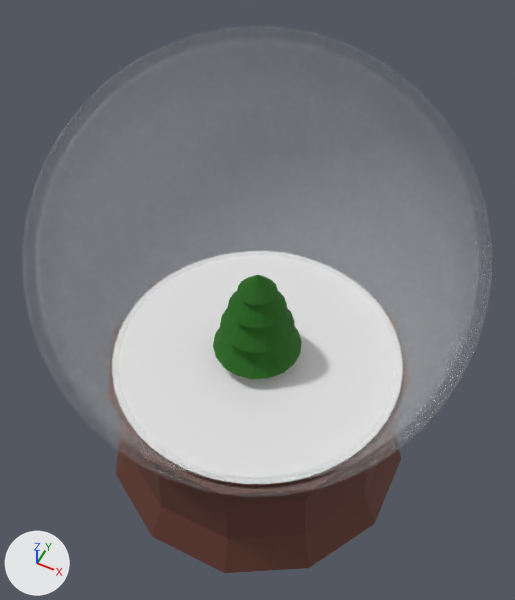
What one commit did to the glTF model public/models/snow-globe.glb.
Rendered twice from a 50 mm camera at (3.02, -6.03, 11.12) aimed at (0.02, -0.03, 3.62). The axes (+X, +Y, +Z) are drawn at lower left. The lights are the same throughout. Everything nearer to the camera than a plane just in front of the edit is cut away.

In view in the first picture: 'base', 'base-snow', 'glass-ball', 'tree-leaves'.
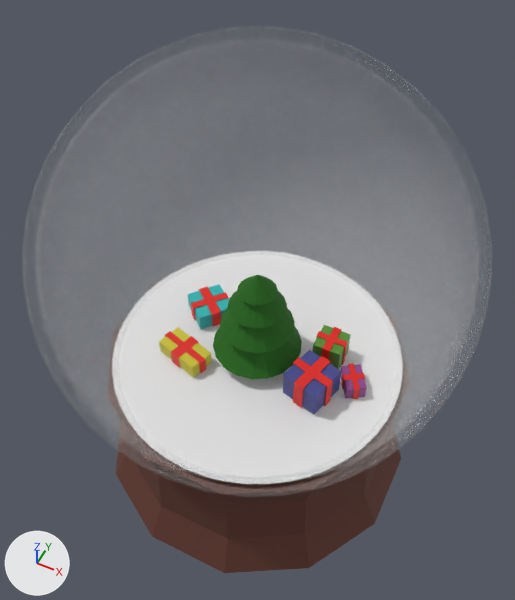
Commit message: add gift boxes

Location of each change, (x1, y1, x2, y2) in pixels of the pictures (515 x 600 px):
'gift.002', added: after (283, 350, 342, 415)
    faces in mat_gift_blue (blue #42468c): (283, 350, 342, 415)
    faces in mat_gift_ribbon (red #e01f13): (293, 356, 333, 408)
'gift.005', added: after (159, 327, 212, 377)
    faces in mat_gift_yellow (yellow #ccc131): (159, 327, 212, 377)
    faces in mat_gift_ribbon (red #e01f13): (165, 331, 206, 373)
'gift.004', added: after (188, 284, 229, 329)
    faces in mat_gift_lightblue (cyan #27b4b4): (188, 284, 229, 329)
    faces in mat_gift_ribbon (red #e01f13): (191, 286, 229, 326)
'gift.001', added: after (312, 325, 351, 369)
    faces in mat_gift_green (green #568c30): (312, 325, 351, 369)
    faces in mat_gift_ribbon (red #e01f13): (316, 327, 348, 365)
'gift.003', added: after (341, 364, 367, 399)
    faces in mat_gift_purple (purple #8c4488): (341, 364, 367, 399)
    faces in mat_gift_ribbon (red #e01f13): (341, 364, 365, 399)

What the commit changed:
Material 'gift-ribbon' (mat_gift_ribbon) is new.
Its base color is (0.743, 0.0137, 0.00641) (red #e01f13).
Material 'gift-yellow' (mat_gift_yellow) is new.
Its base color is (0.602, 0.531, 0.0304) (yellow #ccc131).
Material 'gift-lightblue' (mat_gift_lightblue) is new.
Its base color is (0.0199, 0.457, 0.457) (cyan #27b4b4).
Material 'gift-purple' (mat_gift_purple) is new.
Its base color is (0.263, 0.0578, 0.245) (purple #8c4488).
Material 'gift-blue' (mat_gift_blue) is new.
Its base color is (0.055, 0.0609, 0.263) (blue #42468c).
Material 'gift-green' (mat_gift_green) is new.
Its base color is (0.0938, 0.263, 0.0292) (green #568c30).
Mesh me_cube_008 is new.
It has 56 vertices, 108 faces and spans x -1.337..-0.527, y -0.866..-0.281, z 2.385..2.633.
Faces by material slot: [32, 76].
It uses material mat_gift_yellow (yellow #ccc131).
It uses material mat_gift_ribbon (red #e01f13).
Mesh me_cube_007 is new.
It has 56 vertices, 108 faces and spans x -1.422..-0.649, y -0.001..0.772, z 2.384..2.67.
Faces by material slot: [32, 76].
It uses material mat_gift_lightblue (cyan #27b4b4).
It uses material mat_gift_ribbon (red #e01f13).
Mesh me_cube_006 is new.
It has 56 vertices, 108 faces and spans x 1.302..1.776, y -0.192..0.323, z 2.374..2.615.
Faces by material slot: [32, 76].
It uses material mat_gift_purple (purple #8c4488).
It uses material mat_gift_ribbon (red #e01f13).
Mesh me_cube_005 is new.
It has 56 vertices, 108 faces and spans x 0.672..1.39, y -0.667..0.052, z 2.388..2.874.
Faces by material slot: [32, 76].
It uses material mat_gift_blue (blue #42468c).
It uses material mat_gift_ribbon (red #e01f13).
Mesh me_cube_003 is new.
It has 56 vertices, 108 faces and spans x 0.806..1.266, y 0.174..0.633, z 2.373..2.832.
Faces by material slot: [32, 76].
It uses material mat_gift_green (green #568c30).
It uses material mat_gift_ribbon (red #e01f13).
Object 'gift.005' (ob_gift_005) is new; it shows me_cube_008.
Its location is (0.0, 0.0, 0.0).
Object 'gift.004' (ob_gift_004) is new; it shows me_cube_007.
Its location is (0.0, 0.0, 0.0).
Object 'gift.003' (ob_gift_003) is new; it shows me_cube_006.
Its location is (0.0, 0.0, 0.0).
Object 'gift.002' (ob_gift_002) is new; it shows me_cube_005.
Its location is (0.0, 0.0, 0.0).
Object 'gift.001' (ob_gift_001) is new; it shows me_cube_003.
Its location is (0.0, 0.0, 0.0).
